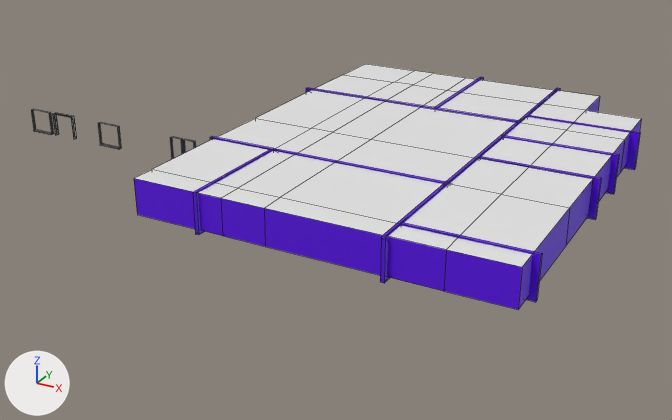
One commit to the FBX model Assets/Models/Arcade Interior/arcade_interior.fbx: the scene before it, then after it.
Camera for both pictures: a 50 mm camera at (55.6, -80.8, 39.5) aimed at (5.8, 9.8, -5.8). The axes (+X, +Y, +Z) are drawn at lower left. The lights are the same throughout. The first picture is the older version. Mesh edges are drawn as thin lines on the coarser meshes. Where no turn or scale is listed for an object, it has been applied to the vertices.

The first picture shows 'Structure', 'Walls' and 5 more.
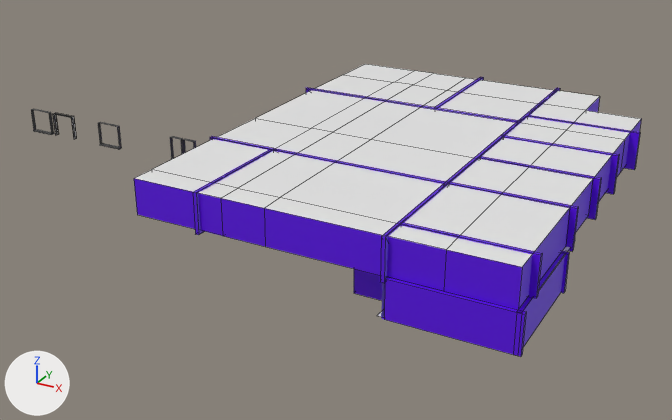
Diff of the bpy script that builds the scene:
```diff
--- a/Assets/Models/Arcade Interior/arcade_interior.fbx.py
+++ b/Assets/Models/Arcade Interior/arcade_interior.fbx.py
@@ me_plane_001 @@
 # used by ob_walls; location = (24.8, 15.9, 2.55)
 # verts and faces of me_plane_001; kept vertices keep their numbers, new ones are numbered from 168
 # before: 78 (-0.7, -26.9, -2.2), 79 (-0.7, -27.3, -2.2), 82 (12.2, -26.9, -2.2) at pixel (537, 299), 83 (12.2, -27.3, -2.2) at pixel (535, 302)
-me_plane_001.from_pydata(...)  # 168 vertices, 142 faces; spans x -30.1..12.5, y -30.5..22.1, z -2.2..2.2
+me_plane_001.from_pydata(...)  # 176 vertices, 147 faces; spans x -30.1..12.5, y -30.5..22.1, z -2.2..2.2
+# me_plane_001 part 1: the loose piece of 8 vertices spanning x -0.7..12.2, y -7.8..-7.4, z -2.2..2.2 is copied, and the copy is moved by (0.0, -8.4, 0.0); it spans x -0.7..12.2, y -16.2..-15.8, z -2.2..2.2
+# me_plane_001 part 2
+for i in [78, 79, 82, 83]: verts[i] += (0.0, 0.0, 0.3)
 me_plane_001.materials.append(mat_walls)
@@ me_plane_007 @@
+me_plane_007.from_pydata([(-0.2, -6.42, 2.07), (0.21, -6.42, 2.07), (-0.2, -6.42, -2.07), (0.21, -6.42, -2.07), (-0.2, 6.42, 2.07), (0.21, 6.42, 2.07), (-0.2, 6.42, -2.07), (0.21, 6.42, -2.07)], [], [(6, 4, 5, 7), (2, 6, 7, 3), (4, 0, 1, 5), (5, 1, 3, 7), (4, 6, 2, 0)])
+me_plane_007.materials.append(mat_walls)  # its picture is missing
@@ me_cube_050 @@
+me_cube_050.from_pydata([(-6.35, -6.35, 0.0), (6.87, -6.35, 0.0), (-6.35, 6.35, 0.0), (6.87, 6.35, 0.0)], [], [(0, 2, 3, 1)])
+me_cube_050.materials.append(mat_ceiling)  # its picture is missing
@@ me_cube_048 @@
+me_cube_048.from_pydata([(10.25, -0.22, -2.25), (23.47, -0.22, -2.25), (10.25, -12.93, -2.25), (23.47, -12.93, -2.25)], [], [(0, 2, 3, 1)])
+me_cube_048.materials.append(mat_maintenance)  # its picture is missing
@@ me_plane_011 @@
+me_plane_011.from_pydata([(-6.42, 0.2, 2.07), (-6.42, -0.21, 2.07), (-6.42, 0.2, -2.07), (-6.42, -0.21, -2.07), (6.42, 0.2, 2.07), (6.42, -0.21, 2.07), (6.42, 0.2, -2.07), (6.42, -0.21, -2.07)], [], [(6, 4, 5, 7), (2, 6, 7, 3), (4, 0, 1, 5), (5, 1, 3, 7), (4, 6, 2, 0)])
+me_plane_011.materials.append(mat_walls)  # its picture is missing
@@ me_plane_009 @@
+me_plane_009.from_pydata(...)  # 24 vertices, 13 faces; spans x -0.2..0.21, y -6.42..6.42, z -2.07..2.07
+me_plane_009.materials.append(mat_walls)  # its picture is missing
@@ ob_walls_001 @@
+ob_walls_001 = bpy.data.objects.new('Walls.001', me_plane_007)
+ob_walls_001.location = (36.45, -7.98, -1.39)
@@ ob_structure_002 @@
+ob_structure_002 = bpy.data.objects.new('Structure.002', me_cube_050)
+ob_structure_002.location = (29.86, -4.69, 0.67)
@@ ob_structure_001 @@
+ob_structure_001 = bpy.data.objects.new('Structure.001', me_cube_048)
+ob_structure_001.location = (13.0, -1.24, -1.19)
@@ ob_walls_005 @@
+ob_walls_005 = bpy.data.objects.new('Walls.005', me_plane_011)
+ob_walls_005.location = (25.82, -11.2, -1.4)
@@ ob_walls_003 @@
+ob_walls_003 = bpy.data.objects.new('Walls.003', me_plane_009)
+ob_walls_003.location = (24.01, -7.98, -1.39)
@@ ob_walls_002 @@
+ob_walls_002 = bpy.data.objects.new('Walls.002', me_plane_011.copy())
+ob_walls_002.location = (30.53, -14.24, -1.39)
@@ ob_walls_004 @@
+ob_walls_004 = bpy.data.objects.new('Walls.004', me_plane_011.copy())
+ob_walls_004.location = (30.53, -1.56, -1.39)
```

Changed parts and their boxes (x1, y1, x2, y2) in the pictures (672 x 420 px; the box of a moved part takes in the faces that stretch with it):
'Walls', reshaped
    before: (193, 77, 640, 302)
    after: (193, 77, 640, 298)
'Walls.002', added (purple)
    after: (384, 277, 526, 357)
'Walls.001', added (blue)
    after: (517, 252, 565, 347)
'Walls.005', added (purple)
    after: (354, 269, 382, 300)
'Walls.004', added
    after: (561, 251, 569, 293)
'Structure.002', added (mostly hidden)
    after: (538, 240, 576, 291)
'Structure.001', added (mostly hidden)
    after: (377, 312, 384, 317)
part 1 of me_plane_001, added
    after: (449, 182, 578, 251)
part 2 of me_plane_001, moved or reshaped
    before: (401, 224, 542, 302)
    after: (401, 224, 542, 298)
